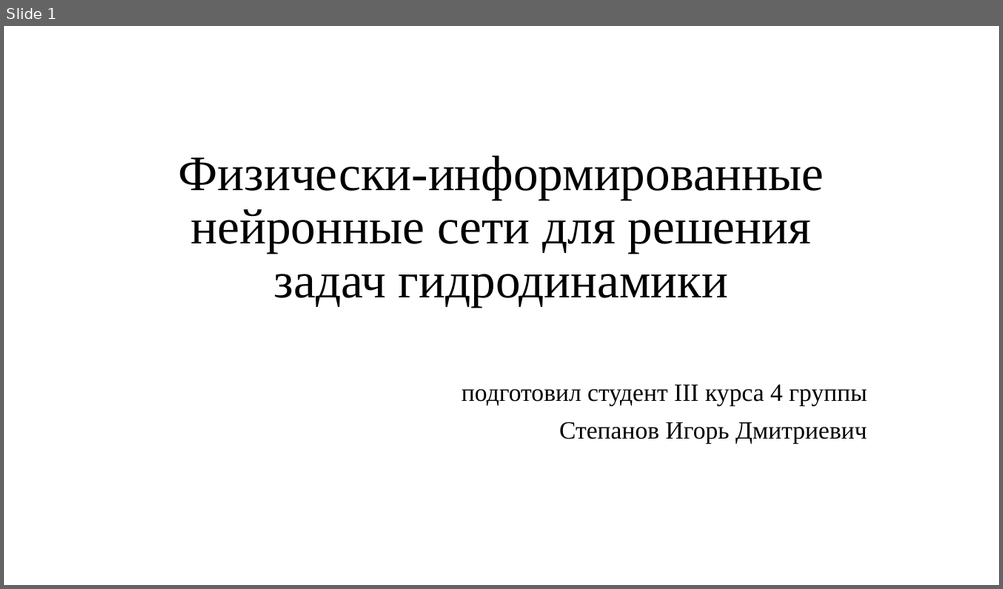
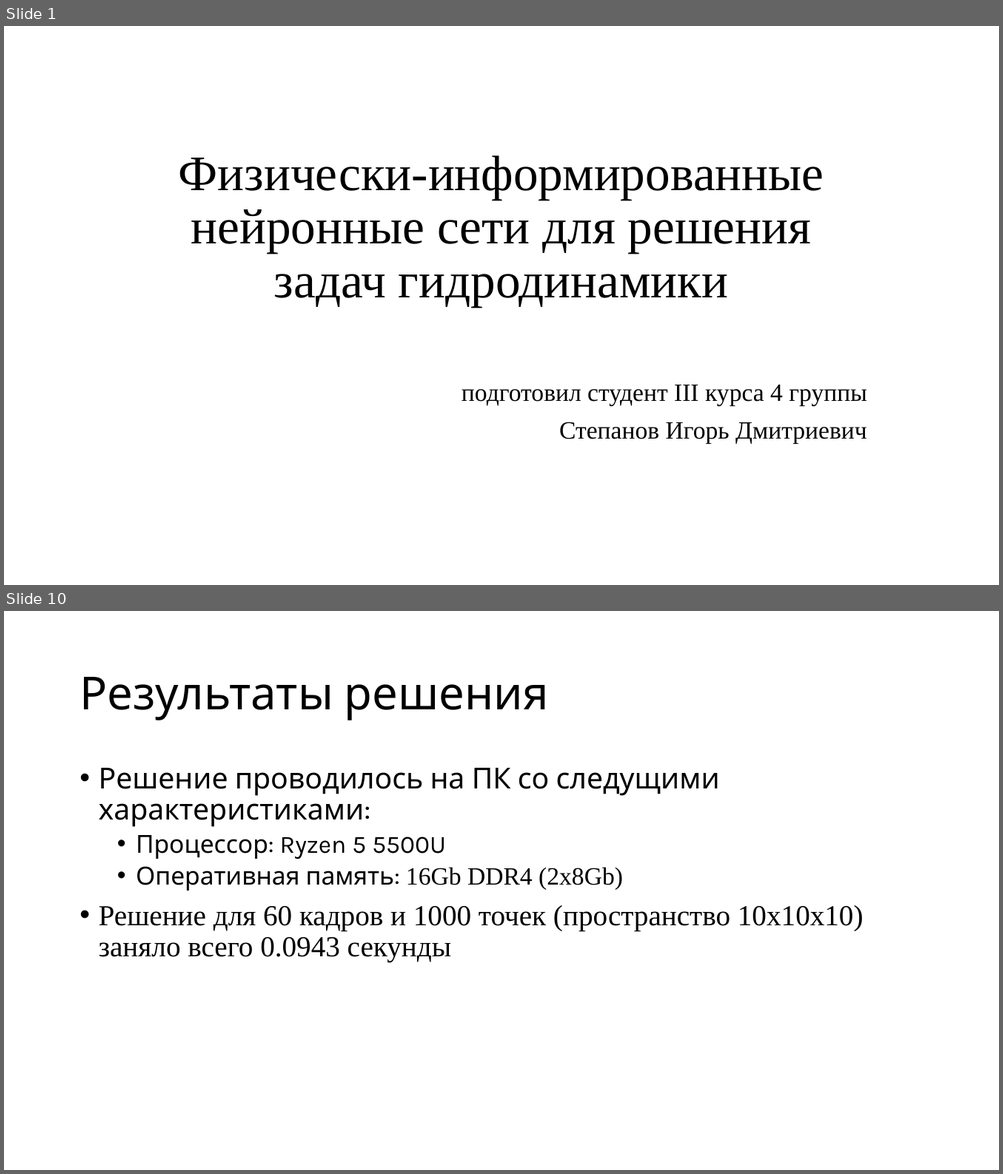
Before and after one commit to Ygrik2003/PINN_GL, a slide deck: src_latex/present.pptx. Shown one above the other, each under a label of ours: slide 1 before the commit, slides 1 and 10 after it; the slides between them are not shown. The pictures are 1003x589 and 1003x1174 pixels, drawn with LibreOffice and Linux fonts; fonts in the diff are those of the drawing. Boxes give left, top, right and bottom in pixels: in the first picture for what was removed or moved away, otherwise in the second. Text is boxed around its words. In the diff, an @@ line names an element or a change of style, - is before the commit and + after.

```diff
--- a/src_latex/present.pptx
+++ b/src_latex/present.pptx
@@ slide 10 added at <box>4,611,999,1170</box>, background #FFFFFF @@
@@ title added at <box>79,677,549,721</box>, 44 pt, text #000000 @@
+Результаты решения
@@ text added at <box>99,768,863,963</box>, 28 pt, text #000000 @@
+• Решение проводилось на ПК со следущими характеристиками:
+  • Процессор: Ryzen 5 5500U
+  • Оперативная память: 16Gb DDR4 (2x8Gb)
+• Решение для 60 кадров и 1000 точек (пространство 10x10x10) заняло всего 0.0943 секунды
```
Also in this commit, not shown: 5 slides changed, 5 other slides added.
